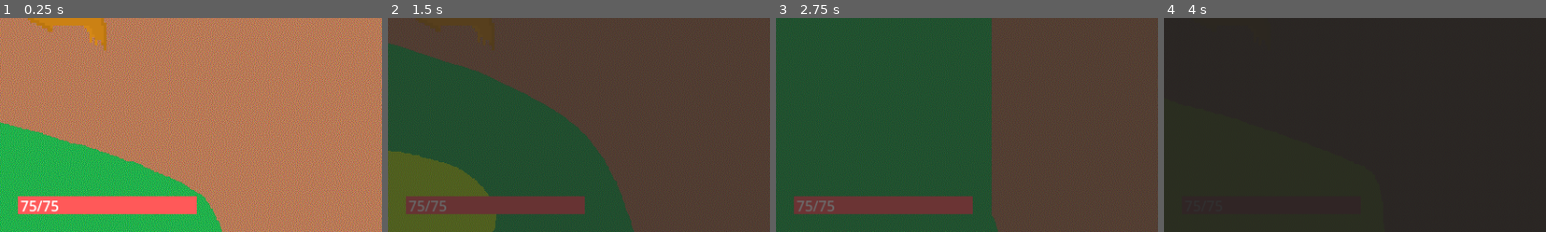
Above: before the commit, frames 1-4 (left to right).
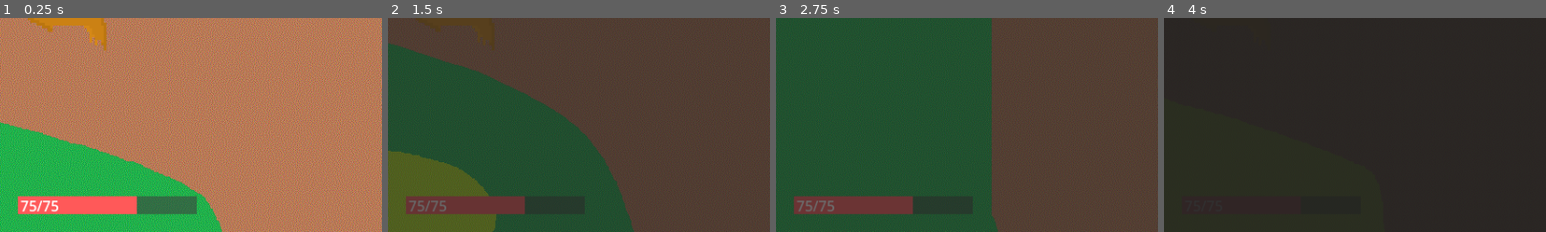
Above: after the commit, the same moments.

Repository: PurplikDev/rise-of-todmoldren-recreation
Game: Godot game, scene res://scenes/game.tscn
Same seed, same stepped clock (60 frames per second), same inputs: the game is played once before the commit and once after it. The engine's default icon, where the game draws it, is replaced by a stand-in: a white triangle on a blue panel in a dark square.
Inputs:
- Up to frame 1 (0.25 s): no input
- Up to frame 2 (1.5 s): click "left" at 0.5 s; click "left" at 1.25 s
- Up to frame 3 (2.75 s): click "left" at 2 s
- Up to frame 4 (4 s): click "left" at 2.75 s; click "left" at 3.5 s
The pictures show only the part of the screen within x 0-50%, y 50-100%; the shares and areas given below are measured in that part.

The runs differ from the first frame. In frame 1, 1.4% of the frame differs, in the area x 35-52%, y 83-92%; in frame 2, 1.3%; in frame 3, 1.3%; in frame 4, less than 0.1%.

Commit message:
team & hero experiments

Diff:
--- a/project.godot
+++ b/project.godot
@@ -19,6 +19,7 @@
 
 window/size/viewport_width=854
 window/size/viewport_height=480
+window/size/mode=3
 window/size/window_width_override=1920
 window/size/window_height_override=1080
 window/stretch/mode="viewport"
--- a/scenes/game.tscn
+++ b/scenes/game.tscn
@@ -27,8 +27,8 @@
 [ext_resource type="Theme" uid="uid://bq2wwudex6yc7" path="res://resources/character_theme.tres" id="25_5tphr"]
 [ext_resource type="Script" path="res://scripts/chest.gd" id="26_qjpaq"]
 [ext_resource type="Texture2D" uid="uid://bt4naqx7wt7v3" path="res://assets/chest1.png" id="27_3yv6q"]
-[ext_resource type="Script" path="res://scripts/combat.gd" id="28_kwr6o"]
-[ext_resource type="Texture2D" uid="uid://cligdwgikk800" path="res://icon.svg" id="29_onh66"]
+[ext_resource type="PackedScene" uid="uid://bnw427kbfkixh" path="res://scenes/hero.tscn" id="28_fxl00"]
+[ext_resource type="Script" path="res://scripts/hero_team.gd" id="28_n6hfe"]
 [ext_resource type="Script" path="res://scripts/game_over.gd" id="30_kcrms"]
 
 [sub_resource type="StyleBoxEmpty" id="StyleBoxEmpty_jxrpi"]
@@ -273,40 +273,22 @@
 grow_vertical = 2
 icon = ExtResource("27_3yv6q")
 
-[node name="Combat" type="Node" parent="." node_paths=PackedStringArray("character", "dungeon")]
-script = ExtResource("28_kwr6o")
-character = NodePath("../Character")
-dungeon = NodePath("../Dungeon")
-
-[node name="CanvasLayer" type="CanvasLayer" parent="Combat"]
-visible = false
-
-[node name="CombatScreen" type="Control" parent="Combat/CanvasLayer"]
-unique_name_in_owner = true
-visible = false
-layout_mode = 3
-anchors_preset = 15
-anchor_right = 1.0
-anchor_bottom = 1.0
-grow_horizontal = 2
-grow_vertical = 2
-
-[node name="Enemy" type="Button" parent="Combat/CanvasLayer/CombatScreen"]
-unique_name_in_owner = true
-layout_mode = 1
-anchors_preset = 8
-anchor_left = 0.5
-anchor_top = 0.5
-anchor_right = 0.5
-anchor_bottom = 0.5
-offset_left = -75.0
-offset_top = -75.0
-offset_right = 75.0
-offset_bottom = 75.0
-grow_horizontal = 2
-grow_vertical = 2
-icon = ExtResource("29_onh66")
-icon_alignment = 1
+[node name="Combat" type="Node2D" parent="."]
+z_index = 5
+
+[node name="PlayerTeam" type="Node2D" parent="Combat"]
+script = ExtResource("28_n6hfe")
+
+[node name="Hero" parent="Combat/PlayerTeam" instance=ExtResource("28_fxl00")]
+
+[node name="Hero2" parent="Combat/PlayerTeam" instance=ExtResource("28_fxl00")]
+position = Vector2(150, 0)
+
+[node name="Hero3" parent="Combat/PlayerTeam" instance=ExtResource("28_fxl00")]
+position = Vector2(300, 0)
+
+[node name="EnemyTeam" type="Node2D" parent="Combat"]
+script = ExtResource("28_n6hfe")
 
 [node name="GameOver" type="Node" parent="."]
 script = ExtResource("30_kcrms")
--- /dev/null
+++ b/scenes/hero.tscn
@@ -0,0 +1,10 @@
+[gd_scene load_steps=3 format=3 uid="uid://bnw427kbfkixh"]
+
+[ext_resource type="Texture2D" uid="uid://cligdwgikk800" path="res://icon.svg" id="1_5n8fl"]
+[ext_resource type="Script" path="res://scripts/hero.gd" id="1_a34eo"]
+
+[node name="Hero" type="Node2D"]
+script = ExtResource("1_a34eo")
+
+[node name="Sprite2D" type="Sprite2D" parent="."]
+texture = ExtResource("1_5n8fl")
--- a/scripts/character.gd
+++ b/scripts/character.gd
@@ -2,8 +2,6 @@
 extends Node
 
 signal died
-
-@onready var health_display: ProgressBar = %HealthDisplay
 
 var status_effects: Array
 
@@ -17,12 +15,7 @@
 
 		health = value
 
-		health_display.value = health
 		# emit signal/update ui
-
-func _ready() -> void:
-	health_display.max_value = max_health
-	health_display.value = health
 
 func damage(amount: int):
 	# insert damage calculation here
--- /dev/null
+++ b/scripts/hero.gd
@@ -0,0 +1,4 @@
+class_name Hero
+extends Node2D
+
+@export_range(1, 4) var hero_size: int = 1
--- /dev/null
+++ b/scripts/hero_team.gd
@@ -0,0 +1,18 @@
+@tool
+extends Node2D
+
+const HERO_SPACING: float = 150.0
+
+@export var team_type: TeamType
+
+enum TeamType { PLAYER = 1, ENEMY = -1 }
+
+func _ready() -> void:
+	child_entered_tree.connect(organize_team)
+	child_exiting_tree.connect(organize_team)
+	child_order_changed.connect(func(): organize_team(self)) # doing this just to stop an annoying error
+
+func organize_team(node) -> void:
+	for child: Node2D in get_children():
+		print(str(child.name, " | ", child.get_index()))
+		child.global_position = Vector2(global_position.x + HERO_SPACING * child.get_index(), global_position.y)
